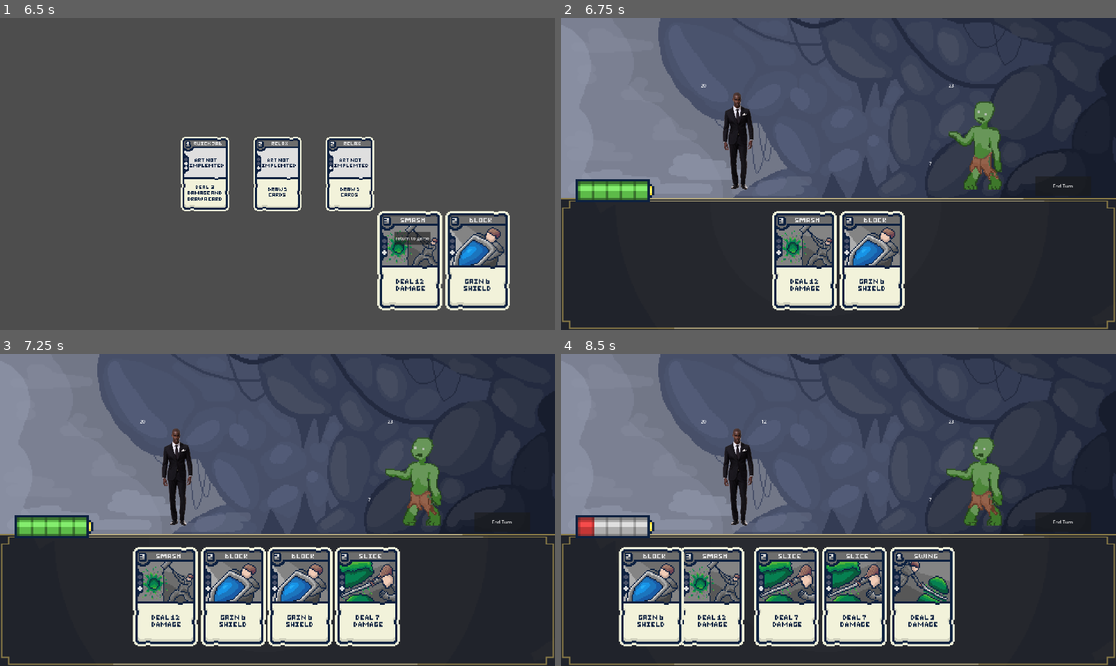
Above: before the commit, frames 1-4 (two rows, left to right).
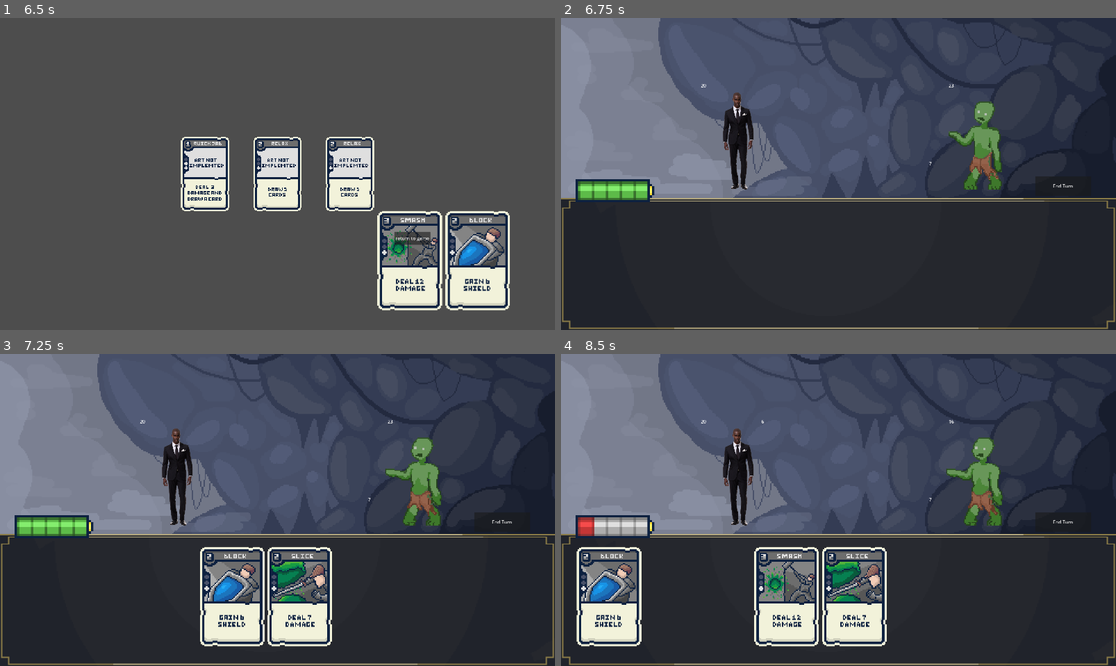
Above: after the commit, the same moments.

Repository: Fredeblok0912/Card_game
Game: Godot game, scene res://menu.tscn
Two runs of this game, one before a commit and one after it. Both use one fixed random seed, a clock stepped at 60 frames per second and the inputs below.
Inputs (mouse positions are in pixels of both pictures, inside the frame that each line leads up to):
- Up to frame 1 (6.5 s): click (155, 270) at 0.5 s; click "End Turn" at 1.25 s; move the mouse to (166, 261) at 2.02 s; hold Up (ui_up) 2.03-2.78 s; click (166, 261) at 2.17 s; move the mouse to (177, 261) at 2.77 s; hold Down (ui_down) 2.78-3.53 s; click (177, 261) at 2.92 s; move the mouse to (210, 261) at 3.52 s; hold Up (ui_up) 3.53-5.03 s; click (210, 261) at 3.67 s; click (210, 261) at 4.42 s; tap Enter at 5 s; move the mouse to (277, 261) at 5.02 s; hold Down (ui_down) from 5.03 s (still down); click (277, 261) at 5.17 s; move the mouse to (271, 261) at 5.77 s; click (271, 261) at 5.92 s
- Up to frame 2 (6.75 s): release Down (ui_down) at 6.5 s; click "return to game" at 6.5 s
- Up to frame 3 (7.25 s): no input
- Up to frame 4 (8.5 s): move the mouse to (794, 597) at 7.27 s; hold Down (ui_down) 7.28-8.03 s; click (794, 597) at 7.42 s; move the mouse to (771, 597) at 8.02 s; hold Up (ui_up) from 8.03 s (still down); click (771, 597) at 8.17 s

Frame 1 is identical in both runs. In frame 2, 7.2% of the frame differs, in the area x 38-62%, y 61-94%; in frame 3, 8.8%; in frame 4, 12%, in the area x 2-71%, y 21-94%.

Commit message:
in and out of shop should work now

Diff:
--- a/Enemycode.gd
+++ b/Enemycode.gd
@@ -55,7 +55,7 @@
 func prepare_action():
 	chosen_move = randi_range(0,3)
 	enemy_database[loaded_enemy]["moves"][chosen_move]
-	print(enemy_database[loaded_enemy]["moves"][chosen_move])
+#	print(enemy_database[loaded_enemy]["moves"][chosen_move])
 	#display the prepared action to the player using Enemy_intent_display
 
 func action():
--- a/Gamecode.gd
+++ b/Gamecode.gd
@@ -6,8 +6,9 @@
 	pass
 
 func gamestart():
-	Cardlist.current_decklist = Cardlist.decklist
-	Cardlist.hand_cards = []
+	Cardlist.current_decklist = Cardlist.decklist.duplicate()
+	Cardlist.discard_pile.clear()
+	clear_hand()
 	_update_hand_positions()
 	Cardlist.current_decklist.shuffle()
 	draw_cards(3)
@@ -26,15 +27,18 @@
 		elif Cardlist.current_decklist.size() <= 0 && Cardlist.discard_pile.size() <= 0:
 			print("Deck and Discard Pile empty")
 		else:
-			Cardlist.current_decklist = Cardlist.discard_pile
-			Cardlist.discard_pile = []
+			Cardlist.current_decklist = Cardlist.discard_pile.duplicate()
+			Cardlist.discard_pile.clear()
 			Cardlist.current_decklist.shuffle()
 			var card_id = Cardlist.current_decklist.pop_front()
 			Cardlist.hand_cards.append(card_id)
 			await get_tree().create_timer(0.3).timeout
 			print("shuffled Discard pile into drawpile and drew a card")
 			add_card(card_id)
-
+		print("drew a card")
+		print("discard pile contains ",Cardlist.discard_pile)
+		print("hand contains ",Cardlist.hand_cards)
+		print("Draw pile contains ",Cardlist.current_decklist)
 #----------------------------------------------------------------------------
 #Cards in hand loading sprites
 
@@ -91,7 +95,7 @@
 		var cardcost = Cardlist.card_database[card_id].get("cost")
 		if not cardcost > current_energy:
 			current_energy = current_energy - cardcost
-			print(current_energy)
+#			print(current_energy)
 			card_played(card_id)
 			Cardlist.discard_pile.append(card_id)
 			remove_card_on_click(card_id, card_node)
@@ -117,35 +121,35 @@
 	var played_card_damage = Cardlist.card_database[card_id].get("damage")
 	if played_card_damage != 0:
 		for i in range(card_mult):
-			print(card_name," deals ", played_card_damage, " damage to the enemy")
+#			print(card_name," deals ", played_card_damage, " damage to the enemy")
 			Enemycode.enemy_take_damage(played_card_damage)
 
 func player_shield(card_id,card_name,card_mult):
 	var played_card_shield = Cardlist.card_database[card_id].get("shield")
 	if played_card_shield != 0:
 		for i in range(card_mult):
-			print(card_name," gains the player ", played_card_shield, " shield")
+#			print(card_name," gains the player ", played_card_shield, " shield")
 			player.gain_shield(played_card_shield)
 
 func player_heal(card_id,card_name,card_mult):
 	var played_card_heal = Cardlist.card_database[card_id].get("heal")
 	if played_card_heal != 0:
 		for i in range(card_mult):
-			print(card_name," heals the player for ", played_card_heal, " health")
+#			print(card_name," heals the player for ", played_card_heal, " health")
 			player.regain_health(played_card_heal)
 
 func player_draw(card_id,card_name,card_mult):
 	var played_card_draw = Cardlist.card_database[card_id].get("draw")
 	if played_card_draw != 0:
 		for i in range(card_mult):
-			print(card_name," drew the player ", played_card_draw, " cards")
+#			print(card_name," drew the player ", played_card_draw, " cards")
 			draw_cards(played_card_draw)
 
 func player_self_damage(card_id,card_name,card_mult):
 	var played_card_self_damage = Cardlist.card_database[card_id].get("selfdamage")
 	if played_card_self_damage != 0:
 		for i in range(card_mult):
-			print(card_name," deals ", played_card_self_damage, " damage to the player")
+#			print(card_name," deals ", played_card_self_damage, " damage to the player")
 			player.take_damage(played_card_self_damage)
 
 func _input(event):
@@ -156,3 +160,11 @@
 
 func enter_shop():
 	get_tree().change_scene_to_file("res://shop.tscn")
+
+func clear_hand() -> void:
+	for card in hand_sprites:
+		if is_instance_valid(card):
+			card.queue_free()
+			print("Clearing card:", card.name)
+	hand_sprites.clear()
+	Cardlist.hand_cards.clear()
--- a/shop.gd
+++ b/shop.gd
@@ -89,6 +89,7 @@
 
 func _on_button_pressed() -> void:
 	get_tree().change_scene_to_file("res://game.tscn")
+	Gamecode.clear_hand()
 	Enemycode.Scale_difficulty()
 	Enemycode.load_enemy()
 	Gamecode.gamestart()
